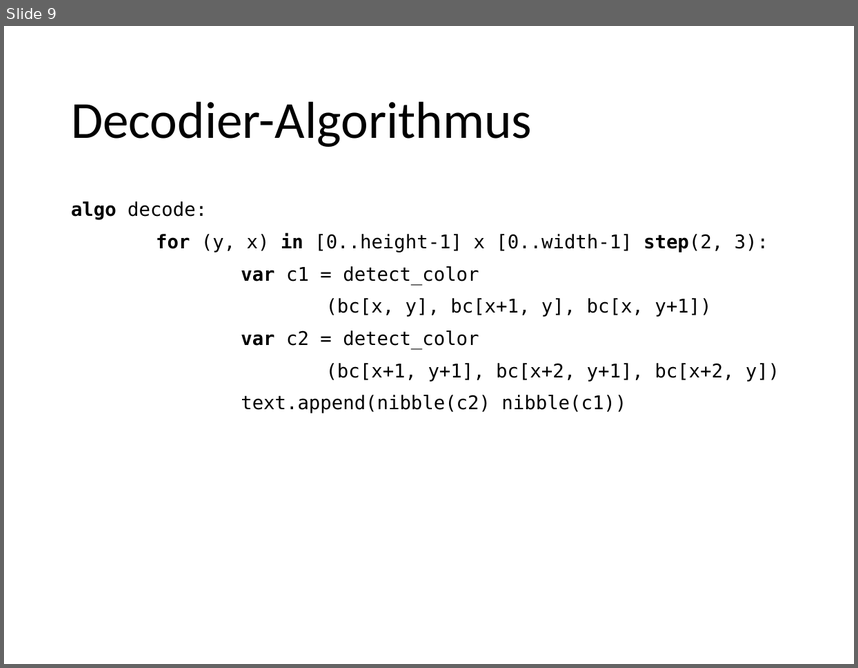
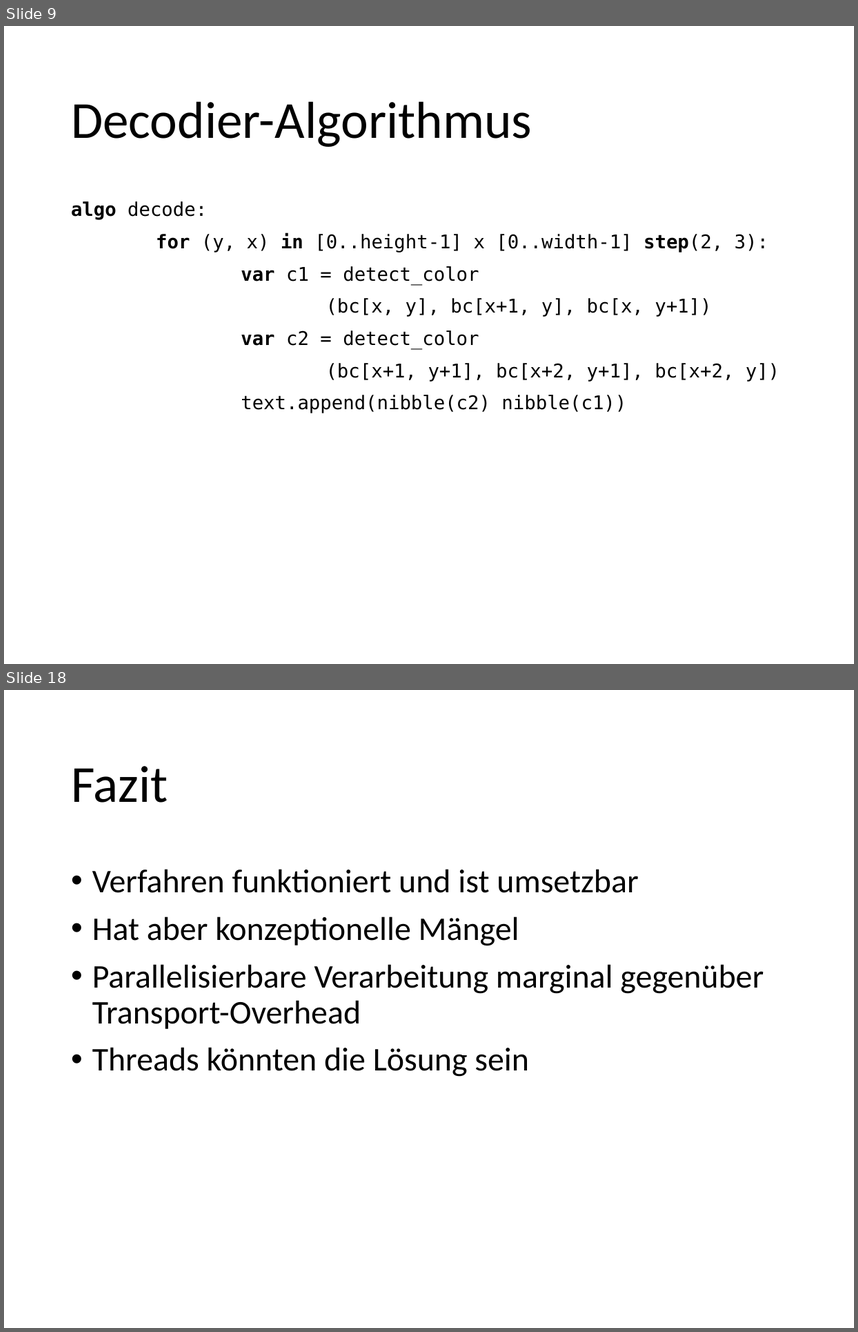
Before and after one commit to foyan/ColorizedBarCodec, a slide deck: doc/presentation/Barcodes.pptx. Shown one above the other, each under a label of ours: slide 9 before the commit, slides 9 and 18 after it; the slides between them are not shown. The pictures are 858x668 and 858x1332 pixels, drawn with LibreOffice and Linux fonts; fonts in the diff are those of the drawing. Boxes give left, top, right and bottom in pixels: in the first picture for what was removed or moved away, otherwise in the second. Text is boxed around its words. In the diff, an @@ line names an element or a change of style, - is before the commit and + after.

```diff
--- a/doc/presentation/Barcodes.pptx
+++ b/doc/presentation/Barcodes.pptx
@@ slide 18 added at box(4, 690, 854, 1328), background #FFFFFF @@
@@ title added at box(71, 766, 168, 802), 44 pt, text #000000 @@
+Fazit
@@ text added at box(92, 869, 764, 1076), 28 pt, text #000000 @@
+• Verfahren funktioniert und ist umsetzbar
+• Hat aber konzeptionelle Mängel
+• Parallelisierbare Verarbeitung marginal gegenüber Transport-Overhead
+• Threads könnten die Lösung sein
```
Also in this commit, not shown: 8 other slides added, 1 other file.
